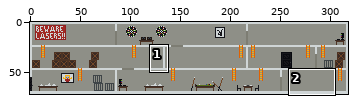
Pixel-art file: Assets/Resources/Environment/levelWarehouse.aseprite. Above, an overview of the earlier version with the close-up marked.
Close-up. Before the commit:
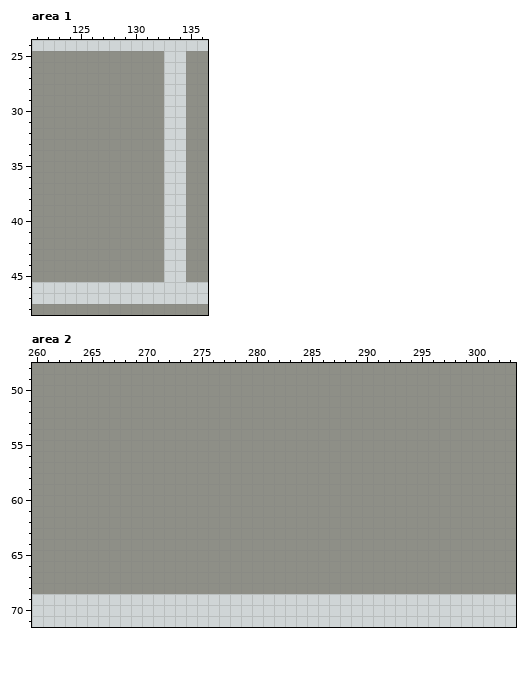
318x72 pixels, 1 frame. Shown: area 1: x 121..136, y 24..48; area 2: x 260..303, y 48..71. The commit also changed other parts of the picture, which this record leaves out.
Once edited:
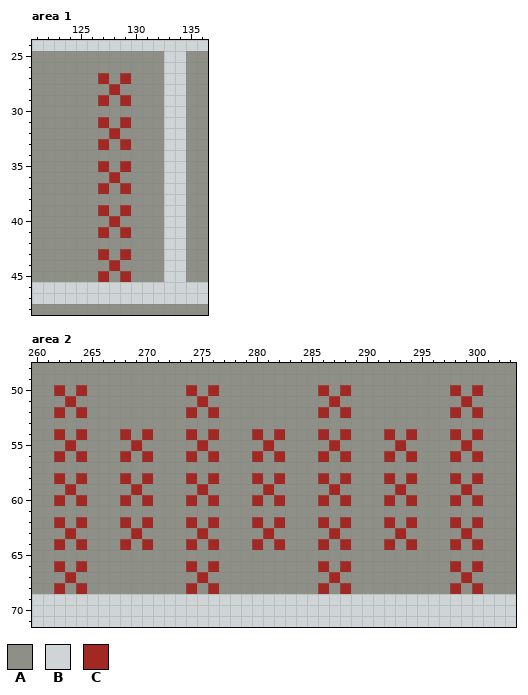
Palette (. is transparent): A #8e8f87  B #cfd5d6  C #a12823
Difference:
layer "Laser Tripwires" now shown
Changed rows in their new state; - is an unchanged pixel.
Area 1, layer "Laser Tripwires":
first column x 127:
27 C-C
28 -C-
29 C-C
31 C-C
32 -C-
33 C-C
35 C-C
36 -C-
37 C-C
39 C-C
40 -C-
41 C-C
43 C-C
44 -C-
45 C-C
Area 2, layer "Laser Tripwires":
first column x 262:
50 C-C---------C-C---------C-C---------C-C
51 -C-----------C-----------C-----------C-
52 C-C---------C-C---------C-C---------C-C
54 C-C---C-C---C-C---C-C---C-C---C-C---C-C
55 -C-----C-----C-----C-----C-----C-----C-
56 C-C---C-C---C-C---C-C---C-C---C-C---C-C
58 C-C---C-C---C-C---C-C---C-C---C-C---C-C
59 -C-----C-----C-----C-----C-----C-----C-
60 C-C---C-C---C-C---C-C---C-C---C-C---C-C
62 C-C---C-C---C-C---C-C---C-C---C-C---C-C
63 -C-----C-----C-----C-----C-----C-----C-
64 C-C---C-C---C-C---C-C---C-C---C-C---C-C
66 C-C---------C-C---------C-C---------C-C
67 -C-----------C-----------C-----------C-
68 C-C---------C-C---------C-C---------C-C
Where, in picture pixels (left, top, right, bottom), the same in both close-ups:
changed: (98, 73, 131, 282)
changed: (54, 385, 483, 594)
